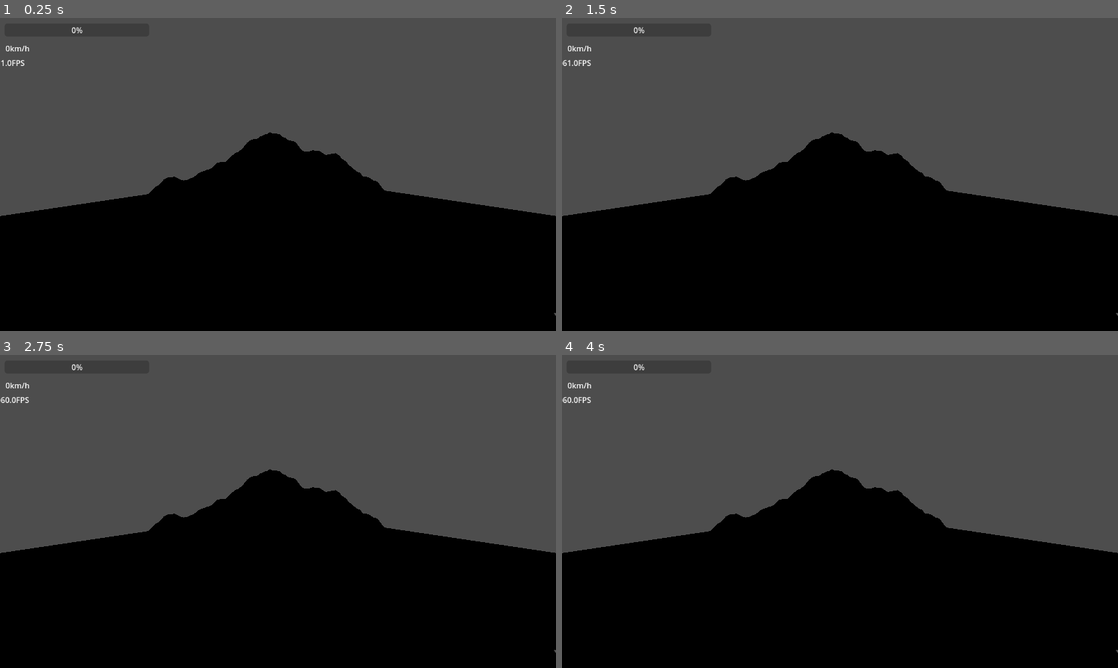
Above: before the commit, frames 1-4 (two rows, left to right).
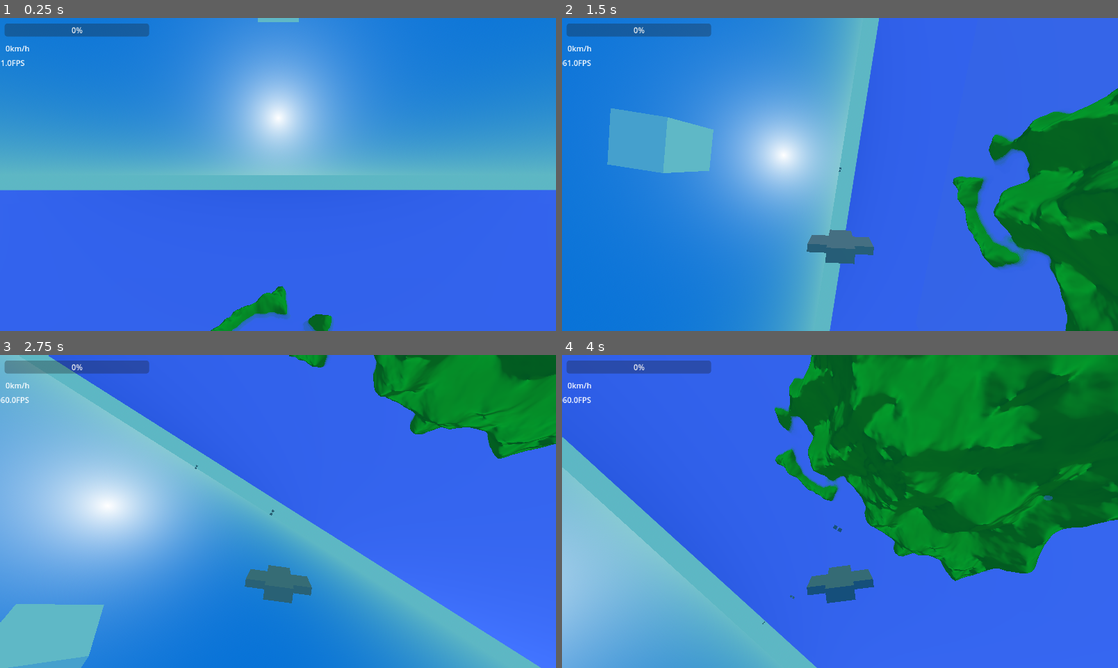
Above: after the commit, the same moments.

Repository: DnumdeYevoc/Plane-Game
Game: Godot game, scene res://Scenes/game.tscn
Two runs of this game, one before a commit and one after it. Both use one fixed random seed, a clock stepped at 60 frames per second and the inputs below.
Inputs (mouse positions are in pixels of both pictures, inside the frame that each line leads up to):
- Up to frame 1 (0.25 s): no input
- Up to frame 2 (1.5 s): move the mouse to (962, 158) at 0.52 s; hold E (roll_right) 0.53-1.28 s; hold Space (turbo) 0.53-1.28 s; click (962, 158) at 0.6 s; move the mouse to (728, 190) at 1.27 s; hold W (pitch_down) from 1.28 s (still down); tap Space (turbo) at 1.35 s
- Up to frame 3 (2.75 s): click (166, 527) at 1.55 s; move the mouse to (333, 442) at 2.02 s; release W (pitch_down) at 2.03 s; hold E (roll_right) from 2.03 s (still down); hold Space (turbo) from 2.03 s (still down); click (333, 442) at 2.1 s
- Up to frame 4 (4 s): move the mouse to (812, 574) at 2.77 s; release E (roll_right) at 2.78 s; release Space (turbo) at 2.78 s; hold S (pitch_up) 2.78-3.53 s; tap Space (turbo) at 2.85 s; click (812, 574) at 3.05 s; move the mouse to (1006, 558) at 3.52 s; hold Q (roll_left) from 3.53 s (still down); hold Space (turbo) from 3.53 s (still down); click (1006, 558) at 3.6 s

The runs differ from the first frame. In frame 1, 100% of the frame differs, in the area x 0-100%, y 0-100%; in frame 2, 100%; in frame 3, 100%; in frame 4, 100%.

Commit message:
Added Chunk Collision and revised bullets

Diff:
--- a/finalproject/Resources/bullet_template.tres
+++ b/finalproject/Resources/bullet_template.tres
@@ -1,6 +1,8 @@
-[gd_resource type="Resource" load_steps=3 format=3 uid="uid://cyiy4vmnkqjxw"]
+[gd_resource type="Resource" load_steps=4 format=3 uid="uid://cyiy4vmnkqjxw"]
 
 [ext_resource type="Script" uid="uid://celgfdf3x0i2h" path="res://Scripts/bullet_template.gd" id="1_v74cf"]
+
+[sub_resource type="SphereShape3D" id="SphereShape3D_670gq"]
 
 [sub_resource type="BoxMesh" id="BoxMesh_l0ul8"]
 
@@ -11,3 +13,5 @@
 damage = 10
 explode = false
 homing = true
+lifetime = 2
+collision_shape = SubResource("SphereShape3D_670gq")
--- a/finalproject/Resources/map_template.tres
+++ b/finalproject/Resources/map_template.tres
@@ -17,14 +17,25 @@
 shader_parameter/color_gradient = SubResource("GradientTexture1D_l273t")
 
 [sub_resource type="FastNoiseLite" id="FastNoiseLite_s13g3"]
-frequency = 0.003
+frequency = 0.005
+fractal_octaves = 6
+fractal_gain = 0.3
+
+[sub_resource type="ProceduralSkyMaterial" id="ProceduralSkyMaterial_onvjc"]
+sky_top_color = Color(0.0369395, 0.439084, 0.844864, 1)
+sky_horizon_color = Color(0.365044, 0.716683, 0.767869, 1)
+ground_bottom_color = Color(0.364706, 0.717647, 0.768627, 1)
+ground_horizon_color = Color(0.364706, 0.717647, 0.768627, 1)
+sun_angle_max = 109.12
 
 [resource]
 script = ExtResource("1_s13g3")
 noise = SubResource("FastNoiseLite_s13g3")
 material = SubResource("ShaderMaterial_l273t")
-size = Vector2i(1000, 1000)
-resolution = 100
+size = Vector2i(1200, 1200)
 height_of_details = 100
 mountain_height = 100
-steepness = 0.5
+steepness = 0.4
+sky_material = SubResource("ProceduralSkyMaterial_onvjc")
+fog_color = Color(1, 1, 1, 1)
+fog_density = 0.0
--- a/finalproject/Resources/plane_template.tres
+++ b/finalproject/Resources/plane_template.tres
@@ -15,11 +15,10 @@
 three_input_steering = true
 fov = 90.0
 turbo = true
-turbo_strength = 1.5
+turbo_strength = 100.0
 turbo_max = 3.0
 turbo_reload_speed = 1.0
 pivotable_gun = false
-shot_range = 200
 aim_assist_radius = 3
 barrel_amount = 2
 barrel_spread = 1.5
--- a/finalproject/Scenes/bullet.tscn
+++ b/finalproject/Scenes/bullet.tscn
@@ -1,11 +1,12 @@
-[gd_scene load_steps=4 format=3 uid="uid://bt1r0eadydri3"]
+[gd_scene load_steps=3 format=3 uid="uid://bt1r0eadydri3"]
 
 [ext_resource type="Script" uid="uid://bqgv6pm7pnmb3" path="res://Scripts/bullet.gd" id="1_oduel"]
 [ext_resource type="Resource" uid="uid://cyiy4vmnkqjxw" path="res://Resources/bullet_template.tres" id="2_ycag2"]
 
-[sub_resource type="BoxMesh" id="BoxMesh_rtl8c"]
-
-[node name="Bullet" type="MeshInstance3D"]
-mesh = SubResource("BoxMesh_rtl8c")
+[node name="Bullet" type="Area3D" groups=["bullets"]]
 script = ExtResource("1_oduel")
 resource = ExtResource("2_ycag2")
+
+[node name="CollisionShape3D" type="CollisionShape3D" parent="."]
+
+[node name="MeshInstance3D" type="MeshInstance3D" parent="."]
--- /dev/null
+++ b/finalproject/Scenes/collision_chunk.tscn
@@ -0,0 +1,6 @@
+[gd_scene load_steps=2 format=3 uid="uid://31t3nsodkudo"]
+
+[ext_resource type="Script" uid="uid://bh1dsd1htyl57" path="res://Scripts/collision_chunk.gd" id="1_kx1bf"]
+
+[node name="CollisionChunk" type="CollisionShape3D"]
+script = ExtResource("1_kx1bf")
--- a/finalproject/Scenes/game.tscn
+++ b/finalproject/Scenes/game.tscn
@@ -6,11 +6,11 @@
 
 [node name="Game" type="Node"]
 
-[node name="PlaneV4" parent="." instance=ExtResource("1_qxrlw")]
-transform = Transform3D(1, 0, 0, 0, 1, 0, 0, 0, 1, 0, 20, 0)
+[node name="Plane" parent="." instance=ExtResource("1_qxrlw")]
+transform = Transform3D(1, 0, 0, 0, 1, 0, 0, 0, 1, 0, 413.72, 0)
 
 [node name="OtherPlayer" parent="." instance=ExtResource("2_wrm1d")]
-transform = Transform3D(2, 0, 0, 0, 2, 0, 0, 0, 2, 0, 19.9806, -60.1549)
+transform = Transform3D(20, 0, 0, 0, 20, 0, 0, 0, 20, 0, 486.944, -60.1549)
 
 [node name="OtherPlayer2" parent="." instance=ExtResource("2_wrm1d")]
 transform = Transform3D(2, 0, 0, 0, 2, 0, 0, 0, 2, -2.2035, 19.9806, -60.1549)
@@ -22,10 +22,3 @@
 
 [node name="Camera3D" type="Camera3D" parent="."]
 transform = Transform3D(1, 0, 0, 0, 1, 0, 0, 0, 1, 0, 74.0588, 609.15)
-current = true
-
-[node name="DirectionalLight3D" type="DirectionalLight3D" parent="."]
-transform = Transform3D(1, 0, 0, 0, 1, 0, 0, 0, 1, 0, 66.1114, 0)
-light_energy = 2.616
-light_volumetric_fog_energy = 9.404
-light_specular = 2.617
--- a/finalproject/Scenes/other_player.tscn
+++ b/finalproject/Scenes/other_player.tscn
@@ -6,7 +6,7 @@
 
 [sub_resource type="BoxMesh" id="BoxMesh_lv2yf"]
 
-[node name="OtherPlayer" type="CharacterBody3D" groups=["bullet_collision"]]
+[node name="OtherPlayer" type="Area3D" groups=["bullet_collision"]]
 script = ExtResource("1_udq41")
 
 [node name="CollisionShape3D" type="CollisionShape3D" parent="."]
@@ -15,3 +15,5 @@
 [node name="MeshInstance3D" type="MeshInstance3D" parent="."]
 mesh = SubResource("BoxMesh_lv2yf")
 skeleton = NodePath("../CollisionShape3D")
+
+[connection signal="area_entered" from="." to="." method="_on_area_entered"]
--- a/finalproject/Scenes/plane.tscn
+++ b/finalproject/Scenes/plane.tscn
@@ -35,6 +35,7 @@
 transform = Transform3D(1, 0, 0, 0, 1, 0, 0, 0, 1, 0, 0, -7)
 shape = SubResource("SphereShape3D_dpar4")
 target_position = Vector3(0, 0, 0)
+collide_with_areas = true
 
 [node name="3rdPersonCam" type="Node3D" parent="." node_paths=PackedStringArray("target")]
 transform = Transform3D(1, 0, 0, 0, 1, 0, 0, 0, 1, 0, -0.0550327, 0)
--- a/finalproject/Scenes/world.tscn
+++ b/finalproject/Scenes/world.tscn
@@ -1,25 +1,99 @@
-[gd_scene load_steps=6 format=3 uid="uid://mbpmm2hagsc7"]
+[gd_scene load_steps=9 format=3 uid="uid://mbpmm2hagsc7"]
 
 [ext_resource type="Script" uid="uid://dbpun3275s1yu" path="res://Scripts/world.gd" id="1_go701"]
 [ext_resource type="Resource" uid="uid://2yymn03klern" path="res://Resources/map_template.tres" id="2_5a7ea"]
 
-[sub_resource type="HeightMapShape3D" id="HeightMapShape3D_fj7yv"]
+[sub_resource type="ProceduralSkyMaterial" id="ProceduralSkyMaterial_go701"]
+sky_top_color = Color(0.158828, 0.416281, 0.88099, 1)
+sky_horizon_color = Color(0.365044, 0.716683, 0.767869, 1)
+ground_bottom_color = Color(0.14833, 0, 0.820082, 1)
+ground_horizon_color = Color(0.267831, 0.376472, 0.952269, 1)
+sun_angle_max = 141.11
+
+[sub_resource type="Sky" id="Sky_3dryh"]
+sky_material = SubResource("ProceduralSkyMaterial_go701")
+
+[sub_resource type="Environment" id="Environment_5a7ea"]
+background_mode = 2
+sky = SubResource("Sky_3dryh")
+ambient_light_energy = 3.39
+glow_intensity = 8.0
+fog_sun_scatter = 0.36
+fog_density = 0.001
 
 [sub_resource type="StandardMaterial3D" id="StandardMaterial3D_go701"]
-albedo_color = Color(0.0431373, 0.145098, 1, 1)
+transparency = 1
+albedo_color = Color(0.381151, 0.565647, 1, 0.431373)
 metallic = 0.27
 
 [sub_resource type="PlaneMesh" id="PlaneMesh_go701"]
 material = SubResource("StandardMaterial3D_go701")
 
-[node name="World" type="StaticBody3D"]
+[sub_resource type="HeightMapShape3D" id="HeightMapShape3D_fj7yv"]
+
+[node name="World" type="Node3D"]
 script = ExtResource("1_go701")
 map_resource = ExtResource("2_5a7ea")
 
-[node name="Collision" type="CollisionShape3D" parent="."]
-shape = SubResource("HeightMapShape3D_fj7yv")
-
 [node name="Mesh" type="MeshInstance3D" parent="."]
 
-[node name="Water" type="MeshInstance3D" parent="."]
+[node name="WorldEnvironment" type="WorldEnvironment" parent="."]
+environment = SubResource("Environment_5a7ea")
+
+[node name="DirectionalLight3D" type="DirectionalLight3D" parent="."]
+transform = Transform3D(1, 0, 0, 0, -0.939693, 0.34202, 0, -0.34202, -0.939693, 0, 180, 0)
+light_volumetric_fog_energy = 0.0
+light_specular = 0.0
+
+[node name="Water" type="Node3D" parent="."]
+transform = Transform3D(1, 0, 0, 0, 1, 0, 0, 0, 1, 0, 1, 0)
+
+[node name="Water" type="MeshInstance3D" parent="Water"]
+transform = Transform3D(1, 0, 0, 0, 1, 0, 0, 0, 1, 0, 9, 0)
 mesh = SubResource("PlaneMesh_go701")
+skeleton = NodePath("../..")
+
+[node name="Water2" type="MeshInstance3D" parent="Water"]
+transform = Transform3D(2, 0, 0, 0, 2, 0, 0, 0, 2, 0, 8, 0)
+mesh = SubResource("PlaneMesh_go701")
+skeleton = NodePath("../..")
+
+[node name="Water3" type="MeshInstance3D" parent="Water"]
+transform = Transform3D(3, 0, 0, 0, 3, 0, 0, 0, 3, 0, 7, 0)
+mesh = SubResource("PlaneMesh_go701")
+skeleton = NodePath("../..")
+
+[node name="Water4" type="MeshInstance3D" parent="Water"]
+transform = Transform3D(4, 0, 0, 0, 4, 0, 0, 0, 4, 0, 6, 0)
+mesh = SubResource("PlaneMesh_go701")
+skeleton = NodePath("../..")
+
+[node name="Water5" type="MeshInstance3D" parent="Water"]
+transform = Transform3D(5, 0, 0, 0, 5, 0, 0, 0, 5, 0, 5, 0)
+mesh = SubResource("PlaneMesh_go701")
+skeleton = NodePath("../..")
+
+[node name="Water6" type="MeshInstance3D" parent="Water"]
+transform = Transform3D(6, 0, 0, 0, 6, 0, 0, 0, 6, 0, 4, 0)
+mesh = SubResource("PlaneMesh_go701")
+skeleton = NodePath("../..")
+
+[node name="Water7" type="MeshInstance3D" parent="Water"]
+transform = Transform3D(7, 0, 0, 0, 7, 0, 0, 0, 7, 0, 2, 0)
+mesh = SubResource("PlaneMesh_go701")
+skeleton = NodePath("../..")
+
+[node name="Water8" type="MeshInstance3D" parent="Water"]
+transform = Transform3D(8, 0, 0, 0, 8, 0, 0, 0, 8, 0, 1, 0)
+mesh = SubResource("PlaneMesh_go701")
+skeleton = NodePath("../..")
+
+[node name="Water9" type="MeshInstance3D" parent="Water"]
+transform = Transform3D(9, 0, 0, 0, 9, 0, 0, 0, 9, 0, 0, 0)
+mesh = SubResource("PlaneMesh_go701")
+skeleton = NodePath("../..")
+
+[node name="CollsionChunkManager" type="StaticBody3D" parent="."]
+
+[node name="Collision" type="CollisionShape3D" parent="CollsionChunkManager"]
+shape = SubResource("HeightMapShape3D_fj7yv")
--- a/finalproject/Scripts/bullet.gd
+++ b/finalproject/Scripts/bullet.gd
@@ -1,4 +1,4 @@
-extends MeshInstance3D
+extends Area3D
 var vel : Vector3
 
 @export var resource : Resource
@@ -12,44 +12,43 @@
 var homing : bool
 
 var dir : Vector3
-var h_cooldown : int
 var target : Node3D
+var timer : int
+
+@onready var mesh: MeshInstance3D = $MeshInstance3D
+@onready var collision_shape: CollisionShape3D = $CollisionShape3D
+
 func _ready() -> void:
 	speed += resource.speed
-	mesh = resource.mesh
+	mesh.mesh = resource.mesh
 	damage = resource.damage
 	explode = resource.explode
 	homing = resource.homing
-
-func shoot(tar):
-	target = tar
-	target_pos = tar.position
+	timer = resource.lifetime*60
+	collision_shape.shape = resource.collision_shape
 
 func _process(delta: float) -> void:
+	timer -=1
 	#homing
 	if homing and target != null:
+		#homing
 		dir = position.direction_to(target.global_position)
 	elif target == null:
+		#homing but no target
 		dir = position.direction_to(end_pos)
 	else:
-		#FIX NON HOMING ??
+		#regular
 		dir = position.direction_to(target_pos)
-
 	vel = dir *speed *delta
 
-	if target != null:
-		#change this to timer and not distance
-		if (global_position+vel).distance_to(target.global_position)<2:
-			target.hit(damage)
-			end()
+	if timer <=0:
 
-	#change this to timer and not distance for htiscan
-	if (global_position+vel).distance_to(end_pos)<speed/6:
 		end()
 
 	position += vel
 
 func end():
+
 	#add explsoion animation/ particles
 	if explode:
 		#await
--- a/finalproject/Scripts/bullet_template.gd
+++ b/finalproject/Scripts/bullet_template.gd
@@ -4,3 +4,5 @@
 @export var damage : int
 @export var explode : bool
 @export var homing : bool
+@export var lifetime : int
+@export var collision_shape :Shape3D
--- /dev/null
+++ b/finalproject/Scripts/collision_chunk.gd
@@ -0,0 +1,52 @@
+extends CollisionShape3D
+
+@onready var col_mesh := ArrayMesh.new()
+
+var margin := 50
+
+var world_height :int
+var world_resolution :int
+var world_steepness :float
+var world_mountain_height: int
+var world_size : Vector2i
+var world_noise : Noise
+var chunk_amount: Vector2i
+var player : CharacterBody3D
+var chunk_size : Vector2i
+
+func _ready() -> void:
+	disabled = true
+	chunk_size = world_size/chunk_amount
+	generate_mesh()
+	player =get_node("/root/Game/Plane")
+func generate_mesh():
+	#collision mesh
+	var col_plane := PlaneMesh.new()
+	col_plane.subdivide_depth = (world_resolution/5)/chunk_amount.y
+	col_plane.subdivide_width = (world_resolution/5)/chunk_amount.x
+	col_plane.size = chunk_size
+	var col_arrays := col_plane.get_mesh_arrays()
+	var col_vertex_array : PackedVector3Array= col_arrays[ArrayMesh.ARRAY_VERTEX]
+
+	for i:int in col_vertex_array.size():
+		var col_vertex = col_vertex_array[i]
+		var global_pos = Vector2(col_vertex.x+position.x,col_vertex.z+position.z)
+		if world_noise:
+			col_vertex.y = world_noise.get_noise_2d(global_pos.x,global_pos.y) * world_height
+			#make mountain
+			col_vertex.y -= world_steepness*abs( global_pos.x)-world_mountain_height
+			col_vertex.y -= world_steepness*abs( global_pos.y)- world_mountain_height
+
+			if col_vertex.y <= 0:
+				col_vertex.y = 0
+		col_vertex_array[i]= col_vertex
+
+	col_mesh.add_surface_from_arrays(Mesh.PRIMITIVE_TRIANGLES, col_arrays)
+	shape = col_mesh.create_trimesh_shape()
+
+func _physics_process(delta: float) -> void:
+	#if within chunk + margin
+	if player.global_position.x >= (position.x-chunk_size.x/2) -margin and player.global_position.x <= (position.x + chunk_size.x/2)  + margin and player.global_position.z >= (position.z -chunk_size.y/2) - margin and player.global_position.z<= (position.z + chunk_size.y/2) + margin:
+		disabled = false
+	else:
+		disabled = true
--- a/finalproject/Scripts/map_template.gd
+++ b/finalproject/Scripts/map_template.gd
@@ -6,7 +6,11 @@
 @export var material : ShaderMaterial
 
 @export var size : Vector2i
-@export var resolution : int
 @export var height_of_details : int
 @export var mountain_height : int
 @export var steepness : float
+
+#environment
+@export var sky_material : ProceduralSkyMaterial
+@export var fog_color : Color
+@export var fog_density :float
--- a/finalproject/Scripts/other_player.gd
+++ b/finalproject/Scripts/other_player.gd
@@ -1,5 +1,7 @@
-extends CharacterBody3D
+extends Area3D
 @onready var mesh: MeshInstance3D = $MeshInstance3D
+@onready var collision_shape_3d: CollisionShape3D = $CollisionShape3D
+
 var material :StandardMaterial3D
 var d_cooldown := 0
 
@@ -8,18 +10,20 @@
 	mesh.mesh.surface_set_material(0,StandardMaterial3D.new())
 	material = mesh.mesh.surface_get_material(0)
 
-func hit(damage):
-	#health -= damage
-	material.albedo_color = Color8(100,0,0,1)
+func _process(delta: float) -> void:
 
-	#colour delay
-	d_cooldown = 10
-
-func _process(delta: float) -> void:
-	position.z += 15*delta
 
 	#reset color delay
 	if d_cooldown > 0:
 		d_cooldown -= 1
 	if d_cooldown == 1:
 		material.albedo_color = Color8(255,255,255,1)
+
+func _on_area_entered(area: Area3D) -> void:
+	if area.is_in_group('bullets'):
+		area.end()
+		#health -= damage
+		material.albedo_color = Color8(100,0,0,1)
+
+		#colour delay
+		d_cooldown = 10
--- a/finalproject/Scripts/plane_controller.gd
+++ b/finalproject/Scripts/plane_controller.gd
@@ -23,7 +23,7 @@
 var turbo_reload_speed: float
 
 #shooting
-var shot_range : int
+
 var pivotable_gun : bool
 var barrel_amount : int
 var barrel_spread : float
@@ -36,6 +36,7 @@
 
 var cur_speed := 0.0
 
+@onready var world: Node3D = $"../World"
 #children
 @onready var cam: Camera3D = $"3rdPersonCam/Camera3D"
 @onready var turbo_meter: ProgressBar = $TurboMeter
@@ -71,7 +72,6 @@
 	turbo_max = plane_type.turbo_max
 	turbo_reload_speed = plane_type.turbo_reload_speed
 	pivotable_gun = plane_type.pivotable_gun
-	shot_range = plane_type.shot_range
 	aim_cast.shape.radius = plane_type.aim_assist_radius
 	barrel_amount = plane_type.barrel_amount
 	barrel_spread = plane_type.barrel_spread
@@ -90,7 +90,7 @@
 
 	#non-pivotable settings
 	if pivotable_gun == false:
-		aim_cast.target_position = Vector3(0,0,-shot_range)
+		aim_cast.target_position = Vector3(0,0,-1000) #Make Crosshair
 	#pivotable settings
 
 
@@ -112,7 +112,7 @@
 			if Input.is_action_pressed("turbo"):
 					turbo_meter.value -= acceleration*delta
 					cur_speed = lerp(cur_speed, max_speed*turbo_strength, acceleration *delta)
-					cam.fov = lerp(cam.fov, fov + 20.0, acceleration*2 *delta)
+					cam.fov = lerp(cam.fov, fov + 40.0, acceleration*2 *delta)
 
 					#if empty meter
 					if turbo_meter.value <= 0:
@@ -147,30 +147,25 @@
 	#hit scan shooting
 	if pivotable_gun:
 		#FIX DIS
-		var rel_mouse_pos = (screen_center -get_viewport().get_mouse_position())/screen_center
-		aim_cast.target_position = Vector3(-rel_mouse_pos.x, rel_mouse_pos.y,cam.position.z)
-		aim_cast.target_position*shot_range
+		pass
 
 	if Input.is_action_just_pressed("shoot"):
 		#bullet
 		if barrel_amount >0:
 			for barrel in barrel_amount:
 				var bullet = bullet_scene.instantiate()
-
 				bullet.resource = bullet_type
-				bullet.position = position
 				bullet.rotation = rotation
-				bullet.position = to_global(to_local(bullet.position) + Vector3((barrel+0.5 - barrel_amount/2)*barrel_spread,0,0))
+				bullet.position = to_global(to_local(position) + Vector3((barrel+0.5 - barrel_amount/2)*barrel_spread,0,0))
 				bullet.end_pos =  to_global(aim_cast.target_position+Vector3((barrel+0.5 - barrel_amount/2)*barrel_spread,0,0))
 				bullet.speed = cur_speed
 
 				if aim_cast.is_colliding():
 					target = aim_cast.get_collider(0)
-					if target.is_in_group("bullet_collision"):
-						bullet.shoot(target)
-
+					if target:
+						if target.is_in_group("bullet_collision"):
+							bullet.target = target
 				projectile_manager.add_child(bullet)
-
 func _physics_process(delta: float) -> void:
 	#input
 	get_input(delta)
@@ -185,6 +180,15 @@
 	transform.basis = transform.basis.rotated(transform.basis.y, yaw_input*yaw_speed*delta)
 	transform.basis = transform.basis.orthonormalized()
 
+	#border
+	#FIX THIS COME UP WITH CREATIVE SOLUTION
+	if global_position.x > world.size.x*0.75 or global_position.x < -world.size.x*0.75 or global_position.z > world.size.y*0.75 or global_position.z < -world.size.y*0.75:
+		world.sun.light_energy -= delta
+
+		fov = 80
+	else:
+		world.sun.light_energy = 1
+
 	#move forward
 	velocity = -transform.basis.z*cur_speed
 	move_and_slide()
--- a/finalproject/Scripts/plane_template.gd
+++ b/finalproject/Scripts/plane_template.gd
@@ -24,7 +24,7 @@
 @export var pivotable_gun : bool
 
 #hitscan
-@export var shot_range : int
+
 @export var aim_assist_radius : int
 
 #projectile
--- a/finalproject/Scripts/world.gd
+++ b/finalproject/Scripts/world.gd
@@ -1,13 +1,17 @@
-extends StaticBody3D
+extends Node3D
 
-
+const collision_chunk_scene = preload("res://Scenes/collision_chunk.tscn")
 
 @export var map_resource : Resource
 
 @onready var mesh: MeshInstance3D = $Mesh
 @onready var array_mesh := ArrayMesh.new()
-@onready var collision: CollisionShape3D = $Collision
-@onready var water: MeshInstance3D = $Water
+
+@onready var collision_chunk_manager: StaticBody3D = $CollsionChunkManager
+@onready var water:  = $Water
+@onready var world_environment: WorldEnvironment = $WorldEnvironment
+@onready var sun: DirectionalLight3D = $DirectionalLight3D
+
 
 var noise : Noise
 var size : Vector2i
@@ -16,25 +20,42 @@
 var mountain_height : int
 var steepness : float
 var material : ShaderMaterial
+
+var fog_color : Color
+var fog_density :float
+
+var environment : Environment
+
 func _ready() -> void:
+	size = map_resource.size
+	mesh
+	water.scale  =Vector3( size.x,0.5, size.y)*3
 
-	size = map_resource.size
-	water.mesh.size = size
+	#MAKE MESH REPEAT
 	noise = map_resource.noise
 	noise.seed = randi_range(0,999999999)
-	resolution = map_resource.resolution
+	resolution =size.x/2
 	height = map_resource.height_of_details
 	mountain_height = map_resource.mountain_height
 	steepness = map_resource.steepness
 	material = map_resource.material
-	material.set_shader_parameter("height",height*4 )
+	material.set_shader_parameter("height",height*5 )
+
+	environment = world_environment.get_environment()
+	fog_color = map_resource.fog_color
+	fog_density = map_resource.fog_density
+
+	environment.sky.sky_material = map_resource.sky_material
+	if fog_density >0:
+		environment.volumetric_fog_enabled = true
+		environment.volumetric_fog_density = fog_density
+		environment.volumetric_fog_albedo = fog_color
 
 	generate_mesh()
-	#if adding chunk system add arguments to thsi function
+	#if adding chunk system add arguments to this function
 
-#old code
 func generate_mesh():
-
+	#texture mesh
 	var plane := PlaneMesh.new()
 	plane.subdivide_depth = resolution
 	plane.subdivide_width = resolution
@@ -44,7 +65,6 @@
 	var vertex_array : PackedVector3Array= plane_arrays[ArrayMesh.ARRAY_VERTEX]
 	var normal_array : PackedVector3Array= plane_arrays[ArrayMesh.ARRAY_NORMAL]
 	var tangent_array : PackedFloat32Array= plane_arrays[ArrayMesh.ARRAY_TANGENT]
-
 	for i:int in vertex_array.size():
 		var vertex = vertex_array[i]
 		var normal = Vector3.UP
@@ -56,19 +76,37 @@
 			vertex.y -= steepness*abs( global_pos.x)-mountain_height
 			vertex.y -= steepness*abs( global_pos.y)-mountain_height
 
-			#normal = get_normal(global_pos.x ,global_pos.y)
+			normal = get_normal(global_pos.x ,global_pos.y)
 			tangent = normal.cross(Vector3.UP)
+
+			if vertex.y <= 0:
+				vertex.y = 0
+				normal = Vector3.UP
+				tangent = Vector3.RIGHT
+
 		vertex_array[i]= vertex
-
 		normal_array[i] = normal
 		tangent_array[4*i]= tangent.x
 		tangent_array[4*i+1]= tangent.y
 		tangent_array[4*i+2]= tangent.z
-
-	#MAKE STUFF BELOW WATER NOT RENDER
 	array_mesh.add_surface_from_arrays(Mesh.PRIMITIVE_TRIANGLES, plane_arrays)
 	mesh.mesh = array_mesh
 	mesh.mesh.surface_set_material(0, material)
+	var chunk_size = 100
+	var chunk_amount = size/chunk_size
+	for x in chunk_amount.x:
+		for y in chunk_amount.y:
+			var chunk = collision_chunk_scene.instantiate()
+			chunk.world_height = height
+			chunk.world_resolution = resolution
+			chunk.world_steepness = steepness
+			chunk.world_mountain_height = mountain_height
+			chunk.world_size = size
+			chunk.world_noise = noise
+			chunk.chunk_amount = chunk_amount
+			chunk.position = (Vector3(x,0,y)*chunk_size)-(Vector3(size.x, 0, size.y)/2)+ (Vector3(chunk_size,0, chunk_size)/2)
+			collision_chunk_manager.add_child(chunk)
+	#MAKE THIS CHUNK BASED
 
 func get_normal(x: float, y:float) -> Vector3:
 		var epsilon = size.x / resolution
--- a/finalproject/project.godot
+++ b/finalproject/project.godot
@@ -19,11 +19,11 @@
 
 window/stretch/mode="viewport"
 window/stretch/aspect="expand"
-window/vsync/vsync_mode=0
 
 [global_group]
 
 bullet_collision=""
+bullets=""
 
 [input]
 
Not shown: 1 places in finalproject/Resources/map_template.tres that only renumber resources
Not shown, added: finalproject/Scripts/collision_chunk.gd.uid
